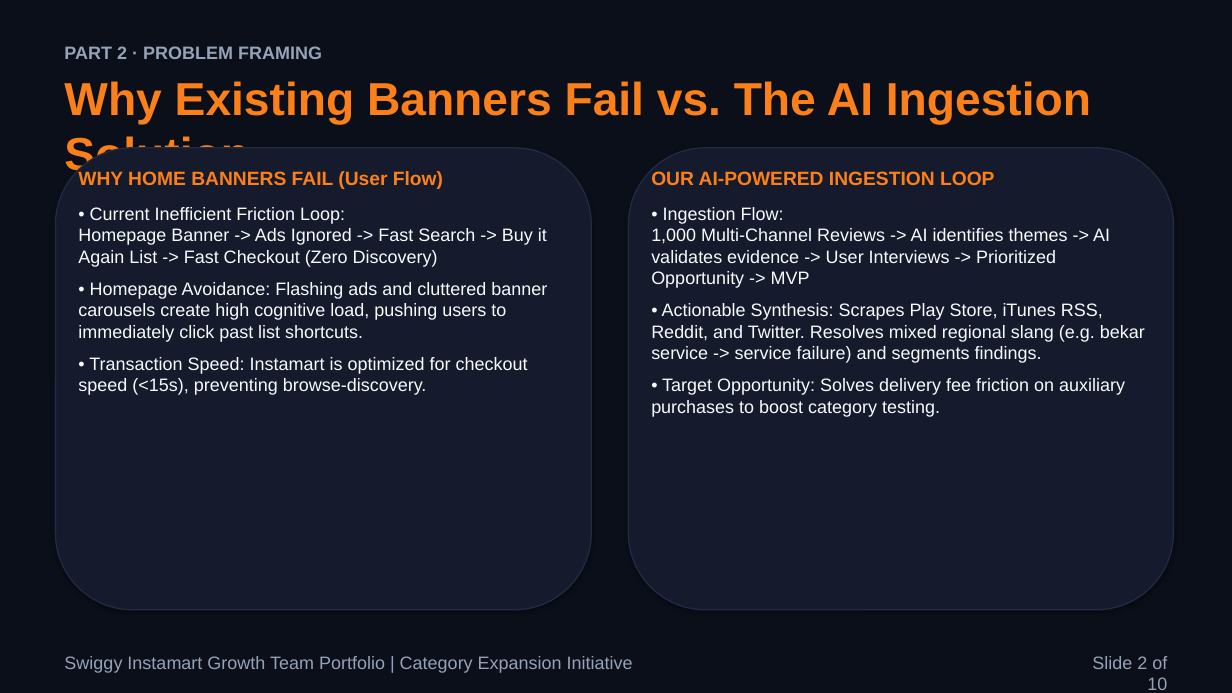
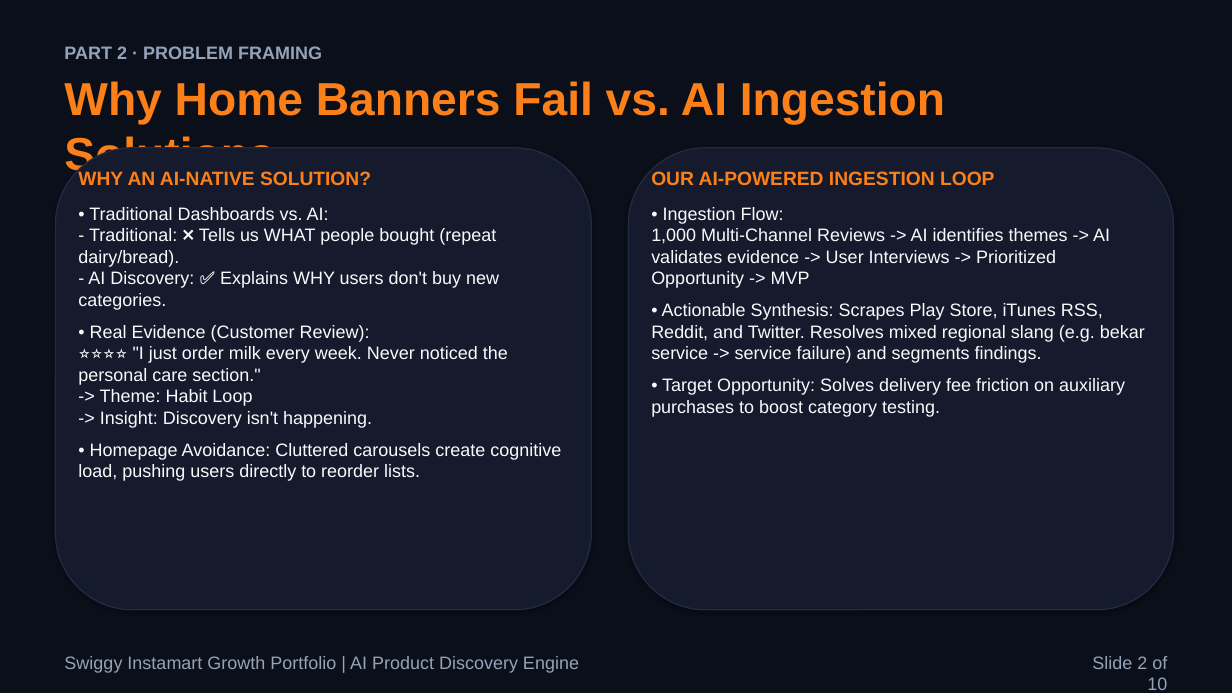
Before and after one commit to aashritamalviya1999/swiggy-instamart-discovery, a slide deck: slide 2 of NL Swiggy Instamart.pptx. Drawn at 1232x693 pixels with LibreOffice and Linux fonts; fonts in the diff are those of the drawing. Boxes give left, top, right and bottom in pixels: in the first picture for what was removed or moved away, otherwise in the second. Text is boxed around its words. In the diff, an @@ line names an element or a change of style, - is before the commit and + after.

Commit message:
Optimize slide decks: compile exactly 10 slides max and integrate all 14 mentor evaluation requirements

```diff
--- a/NL Swiggy Instamart.pptx
+++ b/NL Swiggy Instamart.pptx
@@ text at box(64, 81, 945, 180): text changed @@
-Why Existing Banners Fail vs. The AI Ingestion Solution
+Why Home Banners Fail vs. AI Ingestion Solutions
@@ text at box(78, 171, 561, 481): text changed @@
-WHY HOME BANNERS FAIL (User Flow)
-• Current Inefficient Friction Loop:
-Homepage Banner -> Ads Ignored -> Fast Search -> Buy it Again List -> Fast Checkout (Zero Discovery)
-• Homepage Avoidance: Flashing ads and cluttered banner carousels create high cognitive load, pushing users to immediately click past list shortcuts.
-• Transaction Speed: Instamart is optimized for checkout speed (<15s), preventing browse-discovery.
+WHY AN AI-NATIVE SOLUTION?
+• Traditional Dashboards vs. AI:
+- Traditional: ❌ Tells us WHAT people bought (repeat dairy/bread).
+- AI Discovery: ✅ Explains WHY users don't buy new categories.
+• Real Evidence (Customer Review):
+⭐⭐⭐⭐ "I just order milk every week. Never noticed the personal care section."
+-> Theme: Habit Loop
+-> Insight: Discovery isn't happening.
+• Homepage Avoidance: Cluttered carousels create cognitive load, pushing users directly to reorder lists.
@@ text at box(64, 656, 579, 673): text changed @@
-Swiggy Instamart Growth Team Portfolio | Category Expansion Initiative
+Swiggy Instamart Growth Portfolio | AI Product Discovery Engine
```
Also in this commit, not shown: 8 other slides changed, 1 slide added, 1 slide removed, 3 other files.
